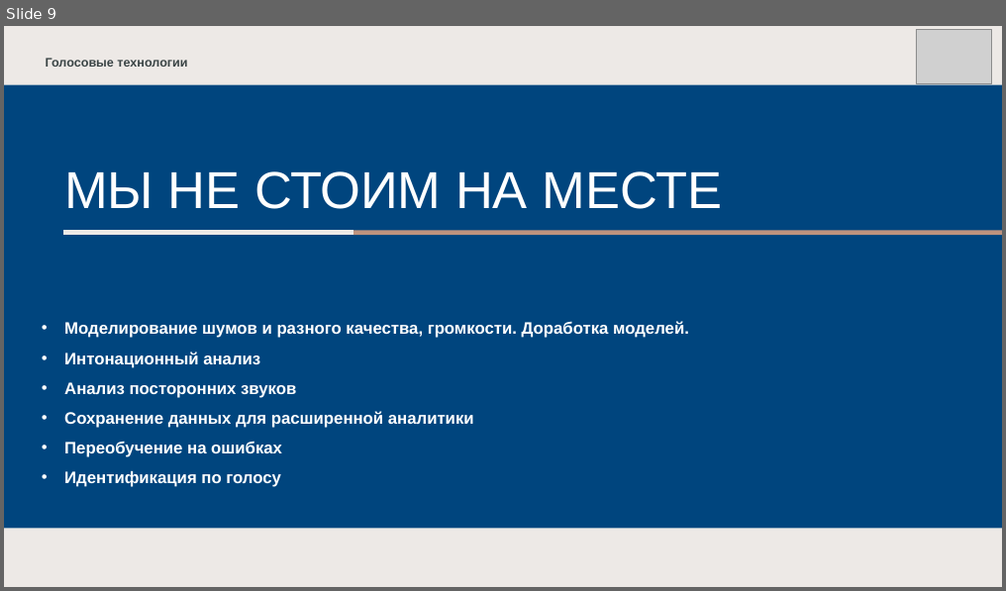
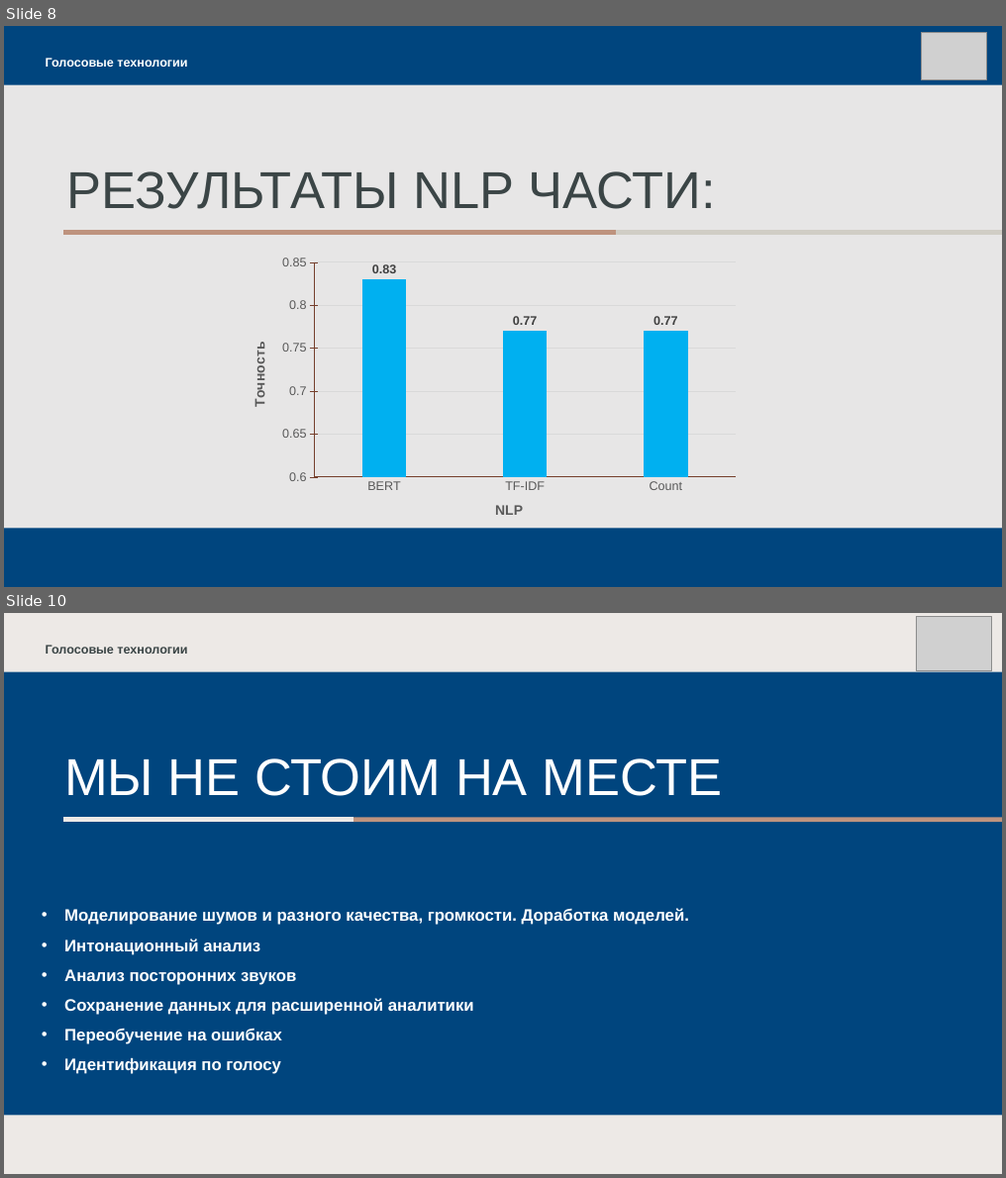
Before and after one commit to dmitrii-naumenko/Pet_SST_NLP, a slide deck: Презентация.pptx. Shown one above the other, each under a label of ours: slide 9 before the commit, slides 8 and 10 after it; the slides between them are not shown. The pictures are 1006x591 and 1006x1178 pixels, drawn with LibreOffice and Linux fonts; fonts in the diff are those of the drawing; grey boxes stand for pictures. Boxes give left, top, right and bottom in pixels: in the first picture for what was removed or moved away, otherwise in the second. Text is boxed around its words. In the diff, an @@ line names an element or a change of style, - is before the commit and + after.

```diff
--- a/Презентация.pptx
+++ b/Презентация.pptx
@@ slide 8 added at [4,26,1002,587], background #00457E @@
@@ picture added at [921,32,987,79] @@
@@ text added at [46,58,187,67], 12 pt, text #FFFFFF, bold @@
+Голосовые технологии
@@ rectangle added at [4,85,1002,528], fill #E7E6E6 @@
@@ title added at [66,172,715,209], 50 pt, text #3B4546 @@
+РЕЗУЛЬТАТЫ NLP ЧАСТИ:
@@ line added from (616, 233) to (63, 233), #BE937E 4.5 pt @@
@@ line added from (1002, 233) to (614, 233), #D0CDC5 4.5 pt @@
@@ column chart added at [235,251,746,536] @@
+categories: BERT, TF-IDF, Count
+Series 1: 0.83, 0.77, 0.77
@@ what was slide 9 is now slide 10 @@
```
Also in this commit, not shown: 5 slides changed, 1 other slide added, 1 slide removed.
